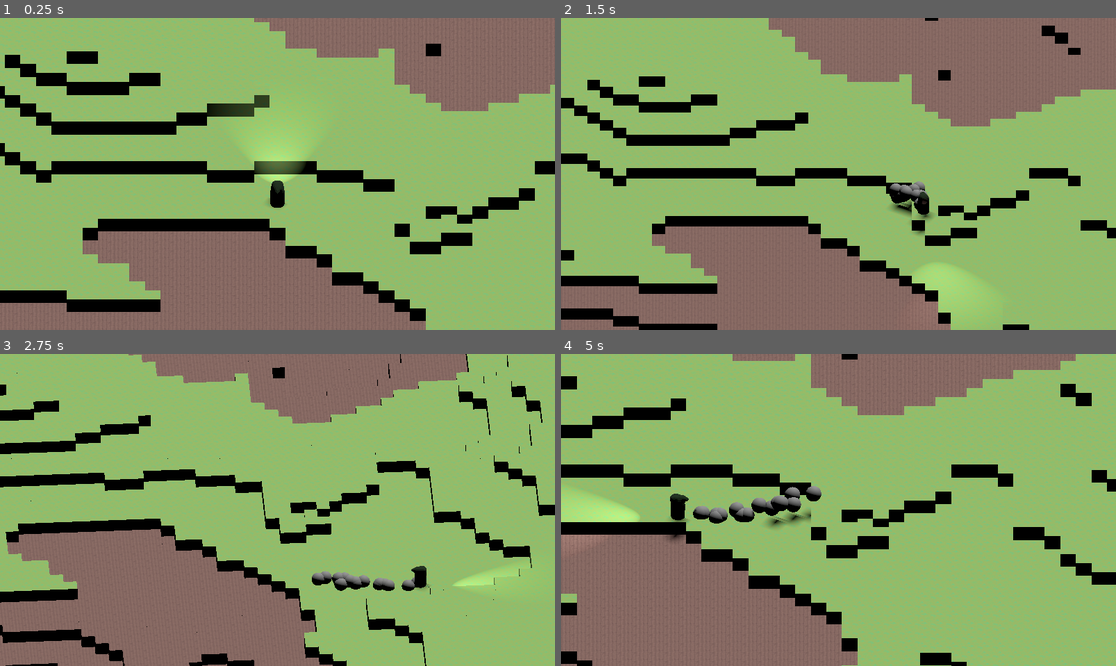
Above: before the commit, frames 1-4 (two rows, left to right).
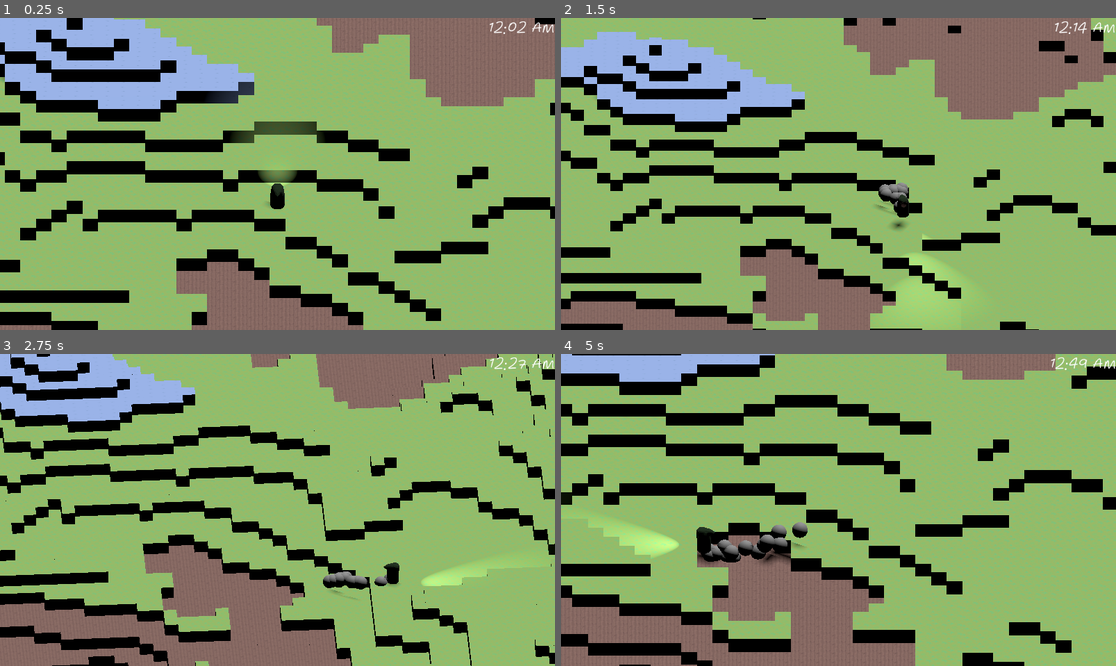
Above: after the commit, the same moments.

Repository: fennylol/rogue-light
Game: Godot game, scene res://world/map/the_forest.tscn
Two runs of this game, one before a commit and one after it. Both use one fixed random seed, a clock stepped at 60 frames per second and the inputs below.
Inputs:
- Up to frame 1 (0.25 s): no input
- Up to frame 2 (1.5 s): tap Enter (ui_accept) at 0.5, 0.77 s; hold D (move_right) 0.53-1.28 s; tap Shift (DEV_refresh) at 0.6 s; hold S (move_down) from 1.28 s (still down); tap Down (look_down) at 1.35 s
- Up to frame 3 (2.75 s): tap Enter (ui_accept) at 1.52 s; release S (move_down) at 2.03 s; hold D (move_right) from 2.03 s (still down); tap Left (look_left) at 2.1 s
- Up to frame 4 (5 s): release D (move_right) at 2.78 s; hold W (move_up) 2.78-3.53 s; tap Right (look_right) at 2.85 s; tap Enter (ui_accept) at 3.02, 3.77, 4.52 s; hold A (move_left) from 3.53 s (still down); tap Up (look_up) at 3.6 s; tap Shift (DEV_refresh) at 4.35 s

The runs differ from the first frame. In frame 1, 39% of the frame differs, in the area x 0-100%, y 0-100%; in frame 2, 37%; in frame 3, 37%; in frame 4, 45%.

Commit message:
world gen improvements, GUI

Diff:
--- a/entities/player/bandit.tscn
+++ b/entities/player/bandit.tscn
@@ -5,9 +5,9 @@
 
 [sub_resource type="SphereMesh" id="SphereMesh_un3lm"]
 
-[sub_resource type="CapsuleShape3D" id="CapsuleShape3D_q6h8l"]
+[sub_resource type="CylinderShape3D" id="CylinderShape3D_q464k"]
+height = 3.0
 radius = 1.0
-height = 4.0
 
 [node name="Bandit" type="CharacterBody3D"]
 transform = Transform3D(0.45, 0, 0, 0, 0.45, 0, 0, 0, 0.45, 0, 0, 0)
@@ -33,5 +33,5 @@
 gravity = Vector3(0, 5, 0)
 
 [node name="CollisionShape3D" type="CollisionShape3D" parent="."]
-transform = Transform3D(-0.0505929, 0, 0.998719, 0, 1, 0, -0.998719, 0, -0.0505929, 0, 1.75, 0)
-shape = SubResource("CapsuleShape3D_q6h8l")
+transform = Transform3D(1, 0, 0, 0, 1, 0, 0, 0, 1, 0, 1.75, 0)
+shape = SubResource("CylinderShape3D_q464k")
--- /dev/null
+++ b/world/GUI n menus/GUI.gd
@@ -0,0 +1,13 @@
+extends Control
+
+@onready var time_display = $time_display as Label
+
+func _ready(): pass
+func _process(delta): pass
+
+
+func update_display(TIME):
+	var hour = str(TIME[0] if TIME[0] else 12)
+	var min = str(TIME[1]).pad_zeros(2)
+	var period = "PM" if TIME[2] else "AM"
+	time_display.text = hour + ":" + min + " " + period
--- /dev/null
+++ b/world/GUI n menus/GUI.tscn
@@ -0,0 +1,30 @@
+[gd_scene load_steps=4 format=3 uid="uid://83cqsdl8tpcn"]
+
+[ext_resource type="FontFile" uid="uid://draw0t2cfc7oc" path="res://world/GUI n menus/Shantell_Sans-Informal_Bouncy_Light_Italic.otf" id="1_30r3m"]
+[ext_resource type="Script" path="res://world/GUI n menus/GUI.gd" id="1_jfud4"]
+
+[sub_resource type="LabelSettings" id="LabelSettings_jmy53"]
+font = ExtResource("1_30r3m")
+font_size = 30
+
+[node name="Gui" type="Control"]
+layout_mode = 3
+anchors_preset = 15
+anchor_right = 1.0
+anchor_bottom = 1.0
+grow_horizontal = 2
+grow_vertical = 2
+script = ExtResource("1_jfud4")
+
+[node name="time_display" type="Label" parent="."]
+layout_mode = 1
+anchors_preset = 1
+anchor_left = 1.0
+anchor_right = 1.0
+offset_left = -140.0
+offset_bottom = 41.0
+grow_horizontal = 0
+text = "12:00 AM"
+label_settings = SubResource("LabelSettings_jmy53")
+horizontal_alignment = 2
+uppercase = true
--- a/world/map/1m_tiles.tres
+++ b/world/map/1m_tiles.tres
@@ -1,10 +1,11 @@
-[gd_resource type="MeshLibrary" load_steps=19 format=3 uid="uid://dxw4swdbv05fa"]
+[gd_resource type="MeshLibrary" load_steps=24 format=3 uid="uid://dxw4swdbv05fa"]
 
 [ext_resource type="Texture2D" uid="uid://b721owl54xd8b" path="res://world/textures/grass.png" id="1_mocni"]
 [ext_resource type="Texture2D" uid="uid://bklq8vqimvafs" path="res://world/textures/stone.png" id="2_vn622"]
 [ext_resource type="Texture2D" uid="uid://gmum1e62kg8o" path="res://world/textures/wood.png" id="3_0e0qi"]
 [ext_resource type="Texture2D" uid="uid://0s10puhdnhnv" path="res://world/textures/path.png" id="4_yfrmm"]
 [ext_resource type="Texture2D" uid="uid://cppxwtapq82jv" path="res://world/textures/water.png" id="5_4cjp8"]
+[ext_resource type="Texture2D" uid="uid://36wew7or8iu2" path="res://world/textures/snow.png" id="6_lchby"]
 
 [sub_resource type="StandardMaterial3D" id="StandardMaterial3D_2dh0n"]
 albedo_texture = ExtResource("1_mocni")
@@ -40,12 +41,22 @@
 [sub_resource type="BoxMesh" id="BoxMesh_182ft"]
 material = SubResource("StandardMaterial3D_3xsg6")
 
+[sub_resource type="BoxShape3D" id="BoxShape3D_o0h1l"]
+
 [sub_resource type="StandardMaterial3D" id="StandardMaterial3D_dvqtk"]
 albedo_texture = ExtResource("5_4cjp8")
 uv1_scale = Vector3(3, 2, 1)
 
 [sub_resource type="BoxMesh" id="BoxMesh_lhv6p"]
 material = SubResource("StandardMaterial3D_dvqtk")
+
+[sub_resource type="StandardMaterial3D" id="StandardMaterial3D_kuu1j"]
+albedo_texture = ExtResource("6_lchby")
+
+[sub_resource type="BoxMesh" id="BoxMesh_x01ba"]
+material = SubResource("StandardMaterial3D_kuu1j")
+
+[sub_resource type="BoxShape3D" id="BoxShape3D_lqmmp"]
 
 [resource]
 resource_local_to_scene = true
@@ -70,7 +81,7 @@
 item/3/name = "path_1m"
 item/3/mesh = SubResource("BoxMesh_182ft")
 item/3/mesh_transform = Transform3D(1, 0, 0, 0, 1, 0, 0, 0, 1, 0, 0, 0)
-item/3/shapes = []
+item/3/shapes = [SubResource("BoxShape3D_o0h1l"), Transform3D(1, 0, 0, 0, 1, 0, 0, 0, 1, 0, 0, 0)]
 item/3/navigation_mesh_transform = Transform3D(1, 0, 0, 0, 1, 0, 0, 0, 1, 0, 0, 0)
 item/3/navigation_layers = 1
 item/4/name = "water_1m"
@@ -79,3 +90,9 @@
 item/4/shapes = []
 item/4/navigation_mesh_transform = Transform3D(1, 0, 0, 0, 1, 0, 0, 0, 1, 0, 0, 0)
 item/4/navigation_layers = 1
+item/5/name = "snow_1m"
+item/5/mesh = SubResource("BoxMesh_x01ba")
+item/5/mesh_transform = Transform3D(1, 0, 0, 0, 1, 0, 0, 0, 1, 0, 0, 0)
+item/5/shapes = [SubResource("BoxShape3D_lqmmp"), Transform3D(1, 0, 0, 0, 1, 0, 0, 0, 1, 0, 0, 0)]
+item/5/navigation_mesh_transform = Transform3D(1, 0, 0, 0, 1, 0, 0, 0, 1, 0, 0, 0)
+item/5/navigation_layers = 1
--- a/world/map/the_forest.tscn
+++ b/world/map/the_forest.tscn
@@ -1,9 +1,10 @@
-[gd_scene load_steps=8 format=3 uid="uid://cpxaw5tb41bbg"]
+[gd_scene load_steps=9 format=3 uid="uid://cpxaw5tb41bbg"]
 
 [ext_resource type="Texture2D" uid="uid://b721owl54xd8b" path="res://world/textures/grass.png" id="1_hdiq4"]
 [ext_resource type="Script" path="res://world/map/world.gd" id="1_ojsoe"]
 [ext_resource type="PackedScene" uid="uid://colwxwbes7ubn" path="res://entities/player/bandit.tscn" id="2_qb25q"]
 [ext_resource type="MeshLibrary" uid="uid://dxw4swdbv05fa" path="res://world/map/1m_tiles.tres" id="4_fhid5"]
+[ext_resource type="PackedScene" uid="uid://83cqsdl8tpcn" path="res://world/GUI n menus/GUI.tscn" id="5_wo31t"]
 
 [sub_resource type="BoxShape3D" id="BoxShape3D_y77uc"]
 size = Vector3(1000, 1, 1000)
@@ -54,3 +55,5 @@
 "cells": PackedInt32Array(65536, 65519, 2, 131057, 0, 2, 131056, 0, 2, 131055, 0, 2, 65536, 65521, 2, 65536, 65520, 2,  …(310 unchanged characters)…
 }
 metadata/_editor_floor_ = Vector3(0, 1, 0)
+
+[node name="Gui" parent="." instance=ExtResource("5_wo31t")]
--- a/world/map/world.gd
+++ b/world/map/world.gd
@@ -3,6 +3,7 @@
 const WorldBuilder = preload("res://world/map/world_builder.gd")
 @onready var PLAYER = $Bandit as CharacterBody3D
 @onready var CAMERA = $camera_man as Node3D
+@onready var GUI = $Gui
 @onready var WORLD = $world_parts as Node3D
 @onready var MAP_GRID = $world_parts/GridMap as GridMap
 
@@ -10,7 +11,7 @@
 # # # # # # # # # # # # #
 # + > X |       |       #
 # v     |       |       #
-# z     |       |       #
+# Z     |       |       #
 # - - - + - - - + - - - #
 #       |       |       #
 #       |       |       #
@@ -22,7 +23,7 @@
 # # # # # # # # # # # # #
 const CHUNK_SIZE = 16
 const CHUNK_COUNT = 16
-const MAX_HEIGHT = 10
+const MAX_HEIGHT = 15
 const PATH_RADIUS = 2
 const PATH_TILE = "PATH"
 var WORLD_BUILDER = WorldBuilder.new(CHUNK_COUNT, CHUNK_SIZE, MAX_HEIGHT, PATH_RADIUS, PATH_TILE)
@@ -32,23 +33,23 @@
 const CAM_MAX_RANGE = 10
 var tracking = false
 
-
+### TIME ###
+enum {AM, PM}
+var TIME = [12, 0, AM]
+var time_since_tick = 0
+const IN_GAME_MINUTE_LENGTH_IN_REAL_WORLD_SECONDS = .1
 
 
 
 # camera tracking
 func _process(delta):
-	var diff_x = abs(CAMERA.position.x - PLAYER.position.x)
-	var lerp_speed_x = ((diff_x/CAM_MAX_RANGE)**2.0)*delta
-	CAMERA.position.x = lerpf(CAMERA.position.x, PLAYER.position.x, lerp_speed_x)
-
-	var diff_y = abs(CAMERA.position.y - PLAYER.position.y)
-	var lerp_speed_y = (diff_y**2.0)*delta
-	CAMERA.position.y = lerpf(CAMERA.position.y, PLAYER.position.y, lerp_speed_y)
-
-	var diff_z = abs(CAMERA.position.z - PLAYER.position.z)
-	var lerp_speed_z = ((diff_z/CAM_MAX_RANGE)**2.0)*delta
-	CAMERA.position.z = lerpf(CAMERA.position.z, PLAYER.position.z, lerp_speed_z)
+	move_camera(delta)
+
+	time_since_tick += delta
+	if time_since_tick > IN_GAME_MINUTE_LENGTH_IN_REAL_WORLD_SECONDS:
+		time_since_tick -= IN_GAME_MINUTE_LENGTH_IN_REAL_WORLD_SECONDS
+		update_time()
+
 
 	var input_dir = Input.get_vector("look_left", "look_right", "look_up", "look_down")
 	var direction = (transform.basis * Vector3(input_dir.x, 0, input_dir.y)).normalized()
@@ -63,6 +64,12 @@
 		WORLD_BUILDER.generate_map()
 
 
+
+func update_time():
+	TIME[1] = (TIME[1] + 1) % 60
+	if not TIME[1]: TIME[0] = ((TIME[0] + 1) % 12)
+	if not (TIME[0] or TIME[1]): TIME[2] = (TIME[2] + 1) % 2
+	GUI.update_display(TIME)
 
 
 func _ready():
@@ -86,6 +93,23 @@
 	while MAP_GRID.get_cell_item(Vector3i(midpoint,i,midpoint)) == -1: i+=1
 	PLAYER.position = Vector3(midpoint, i+1, midpoint)
 	CAMERA.position = Vector3(midpoint, i+1, midpoint)
+
+
+func move_camera(delta):
+	var diff_x = abs(CAMERA.position.x - PLAYER.position.x)
+	var lerp_speed_x = ((diff_x/CAM_MAX_RANGE)**2.0)*delta
+	CAMERA.position.x = lerpf(CAMERA.position.x, PLAYER.position.x, lerp_speed_x)
+
+	var diff_y = abs(CAMERA.position.y - PLAYER.position.y)
+	var lerp_speed_y = (diff_y**2.0)*delta
+	CAMERA.position.y = lerpf(CAMERA.position.y, PLAYER.position.y, lerp_speed_y)
+
+	var diff_z = abs(CAMERA.position.z - PLAYER.position.z)
+	var lerp_speed_z = ((diff_z/CAM_MAX_RANGE)**2.0)*delta
+	CAMERA.position.z = lerpf(CAMERA.position.z, PLAYER.position.z, lerp_speed_z)
+
+
+
 
 
 
--- a/world/map/world_builder.gd
+++ b/world/map/world_builder.gd
@@ -70,10 +70,15 @@
 		for j in hm[i].size():
 			if show_chunks: set_column(i,j,hm[i][j],"GRASS" if (i/CHUNK_SIZE + j/CHUNK_SIZE)%2 == 0 else "WOOD")
 			else:
+				var type =  "SNOW" if hm[i][j] > 3*MAX_HEIGHT/4 else \
+							"GRASS" if hm[i][j] > MAX_HEIGHT/2 else \
+							"WOOD" if hm[i][j] > MAX_HEIGHT/4 else \
+							"WATER"
+
 				if i == 0 or j == 0 or i == hm.size()-1 or j == hm[i].size()-1:
-					set_column(i,j,hm[i][j],"GRASS" if hm[i][j] > MAX_HEIGHT/2 else "WOOD")
+					set_column(i,j,hm[i][j],type)
 				else:
-					set_tile(i,j,hm[i][j],"GRASS" if hm[i][j] > MAX_HEIGHT/2 else "WOOD")
+					set_tile(i,j,hm[i][j],type)
 
 
 
--- a/world/map/world_tile_list.gd
+++ b/world/map/world_tile_list.gd
@@ -1,6 +1,6 @@
 extends Node
 
-enum TILE_NAMES {GRASS, STONE, WOOD, PATH, WATER}
+enum TILE_NAMES {GRASS, STONE, WOOD, PATH, WATER, SNOW}
 
 const WORLD_TILES = {
 	PILLARS = PILLARS_LIST,
Renamed: RAW_RESOURCES_/blends/body.png -> RAW_RESOURCES/blends/body.png
Not shown, added: RAW_RESOURCES/blends/body.png.import
Binary file added: world/GUI n menus/Shantell_Sans-Informal_Bouncy_Light_Italic.otf
Not shown, added: world/GUI n menus/Shantell_Sans-Informal_Bouncy_Light_Italic.otf.import
Binary file added: world/textures/snow.png
Not shown, changed: world/textures/snow.png.import
Not shown, added: RAW_RESOURCES/blends/bandit.blend
Not shown, added: RAW_RESOURCES/blends/bandit.blend1
Not shown, added: RAW_RESOURCES/palettes/dark.hex
Not shown, added: RAW_RESOURCES/palettes/light.hex
Not shown, added: RAW_RESOURCES/palettes/snow.hex
Not shown, added: RAW_RESOURCES/palettes/stone.hex
(and 1 more such lines)
